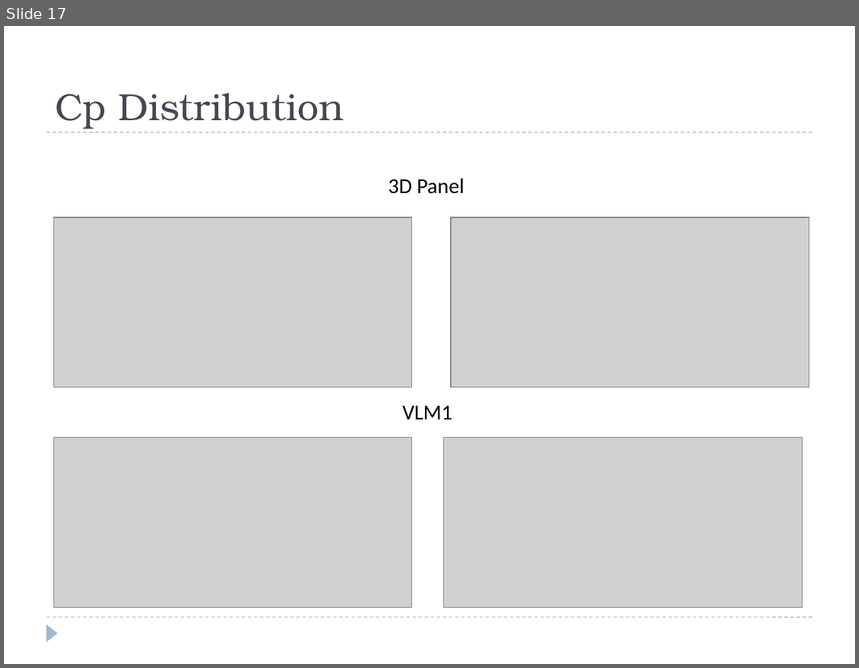
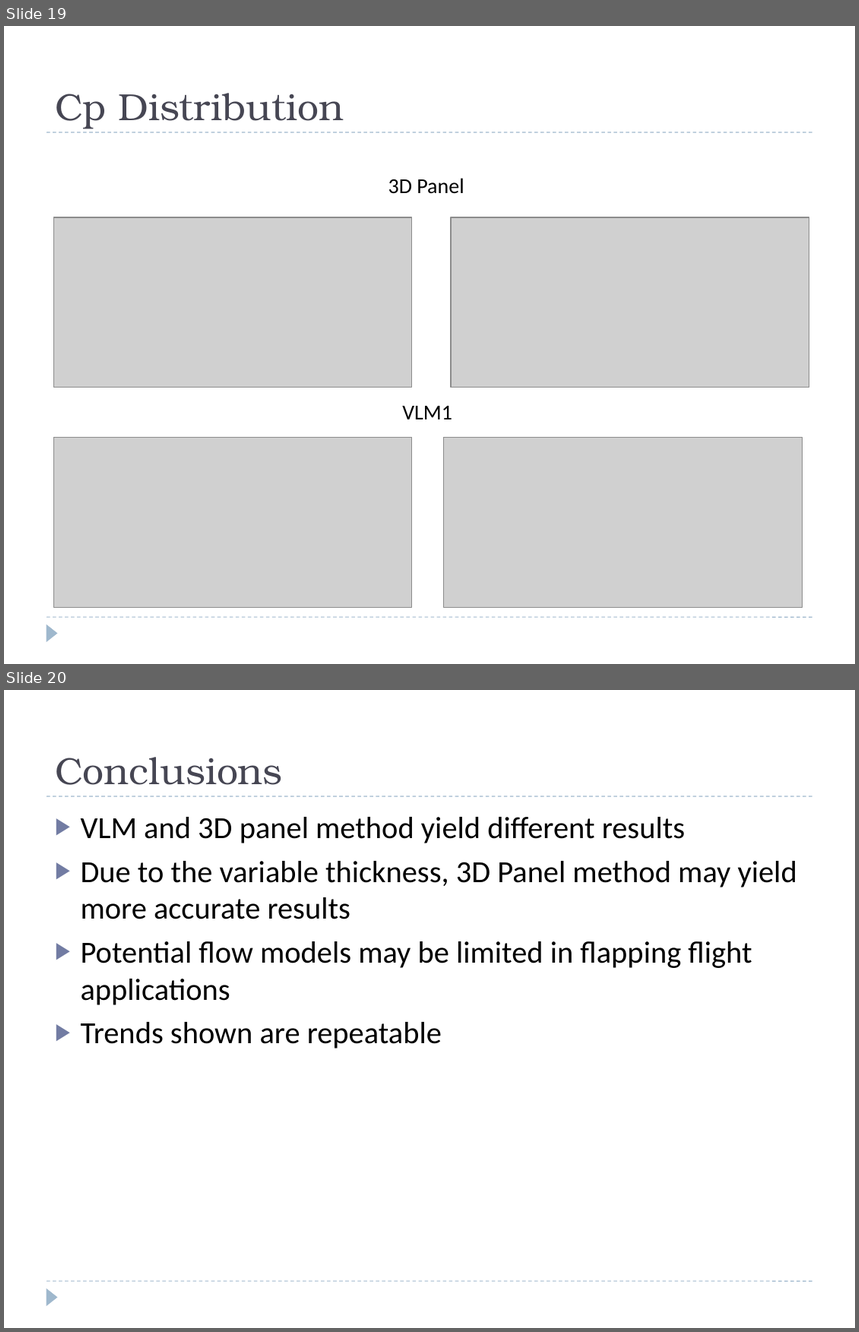
Before and after one commit to colinparker/Pterosaur, a slide deck: XFLR5 Methods and Their Application in.pptx. Shown one above the other, each under a label of ours: slide 17 before the commit, slides 19 and 20 after it. The pictures are 859x668 and 859x1332 pixels, drawn with LibreOffice and Linux fonts; fonts in the diff are those of the drawing; grey boxes stand for pictures. Boxes give left, top, right and bottom in pixels: in the first picture for what was removed or moved away, otherwise in the second. Text is boxed around its words. In the diff, an @@ line names an element or a change of style, - is before the commit and + after.

```diff
--- a/XFLR5 Methods and Their Application in.pptx
+++ b/XFLR5 Methods and Their Application in.pptx
@@ slide 20 added at <box>4,690,855,1328</box>, background #FFFFFF; not listed: 3 template elements that a slide beside it also shows @@
@@ title added at <box>55,757,283,785</box>, 32 pt, text #464653 @@
+Conclusions
@@ text added at <box>81,817,797,1049</box>, 26 pt, text #000000 @@
+▶ VLM and 3D panel method yield different results
+▶ Due to the variable thickness, 3D Panel method may yield more accurate results
+▶ Potential flow models may be limited in flapping flight applications
+▶ Trends shown are repeatable
@@ what was slide 17 is now slide 19 @@
```
Also in this commit, not shown: 5 slides changed, 7 other slides added, 6 slides removed, 7 other files.
